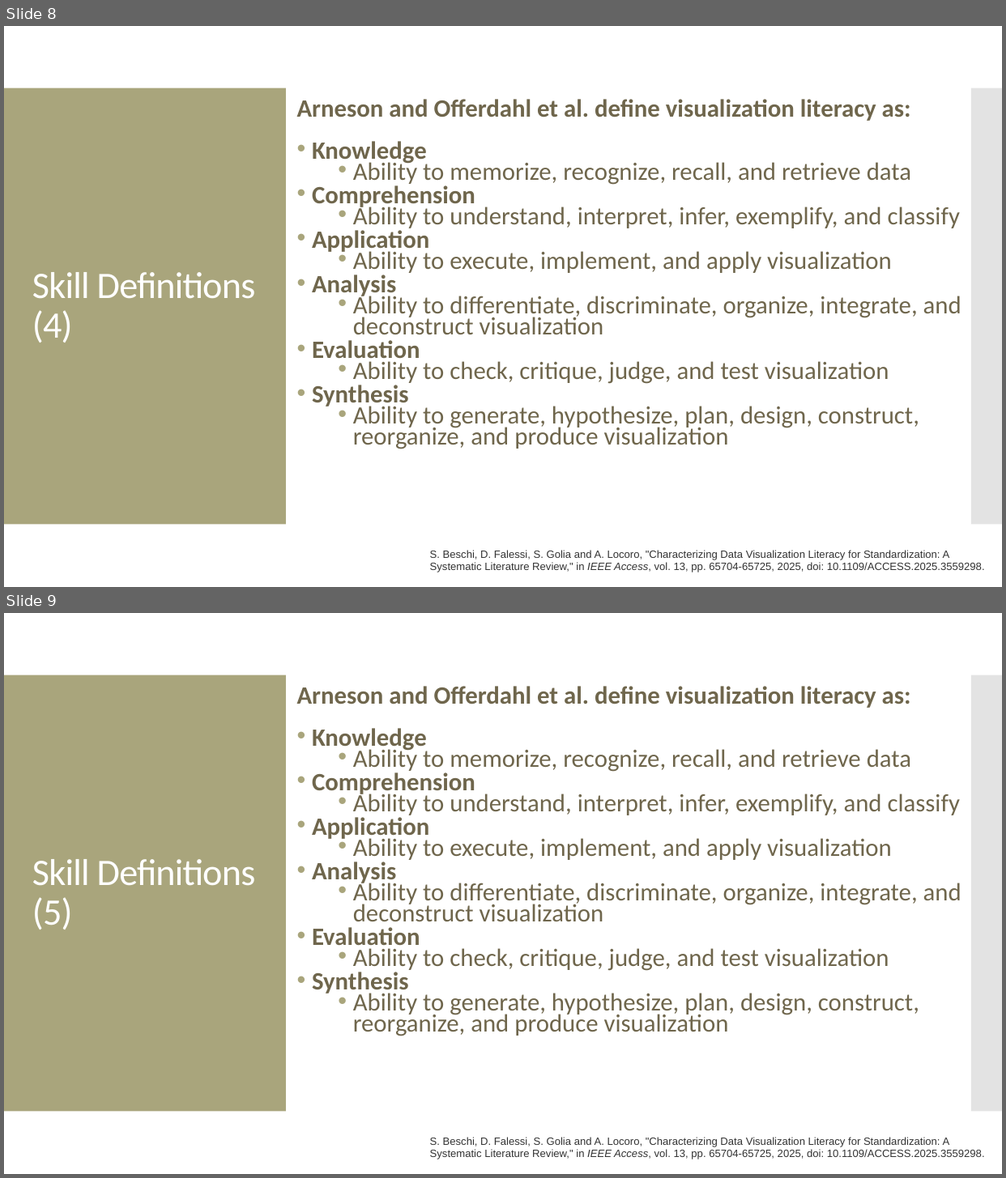
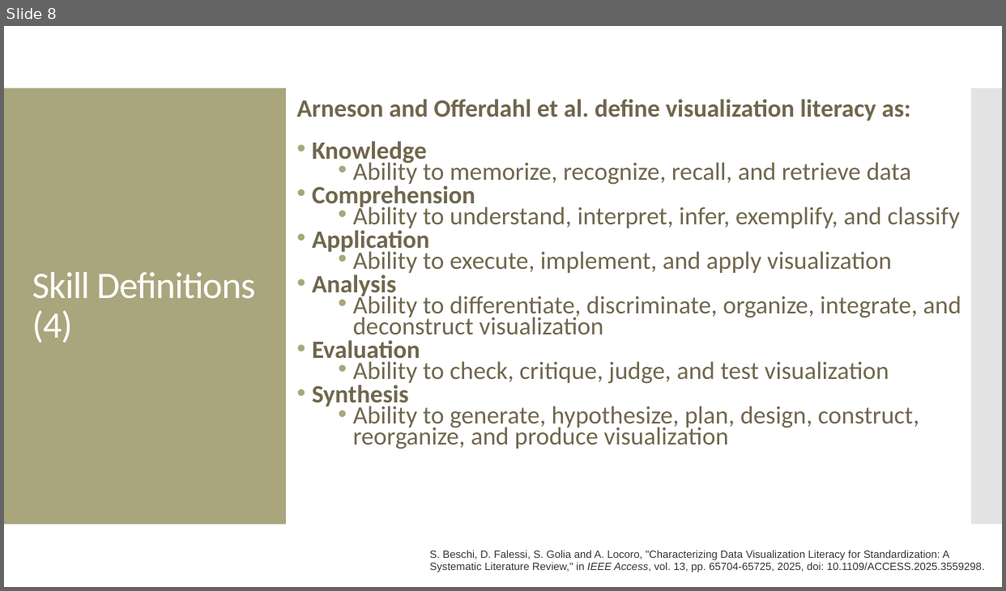
Before and after one commit to amosca01/SDS-CSC109, a slide deck: slides/11-visualization-literacy.pptx. Shown one above the other, each under a label of ours: slides 8 and 9 before the commit, slide 8 after it. The pictures are 1006x1178 and 1006x591 pixels, drawn with LibreOffice and Linux fonts; fonts in the diff are those of the drawing. Boxes give left, top, right and bottom in pixels: in the first picture for what was removed or moved away, otherwise in the second. Text is boxed around its words. In the diff, an @@ line names an element or a change of style, - is before the commit and + after.

Commit message:
class

```diff
--- a/slides/11-visualization-literacy.pptx
+++ b/slides/11-visualization-literacy.pptx
@@ slide 9 removed at [4, 613, 1002, 1174], background #FFFFFF; not listed: 2 template elements that a slide beside it also shows @@
@@ text removed at [297, 686, 961, 1037] @@
-Arneson and Offerdahl et al. define visualization literacy as:
-• Knowledge
-  • Ability to memorize, recognize, recall, and retrieve data
-• Comprehension
-  • Ability to understand, interpret, infer, exemplify, and classify
-• Application
-  • Ability to execute, implement, and apply visualization
-• Analysis
-  • Ability to differentiate, discriminate, organize, integrate, and deconstruct visualization
-• Evaluation
-  • Ability to check, critique, judge, and test visualization
-• Synthesis
-  • Ability to generate, hypothesize, plan, design, construct, reorganize, and produce visualization
@@ title removed at [32, 859, 256, 930] @@
-Skill Definitions (5)
@@ text removed at [430, 1137, 985, 1160] @@
-S. Beschi, D. Falessi, S. Golia and A. Locoro, "Characterizing Data Visualization Literacy for Standardization: A Systematic Literature Review," in IEEE Access, vol. 13, pp. 65704-65725, 2025, doi: 10.1109/ACCESS.2025.3559298.
```
Also in this commit, not shown: 6 slides changed, 3 other files.
